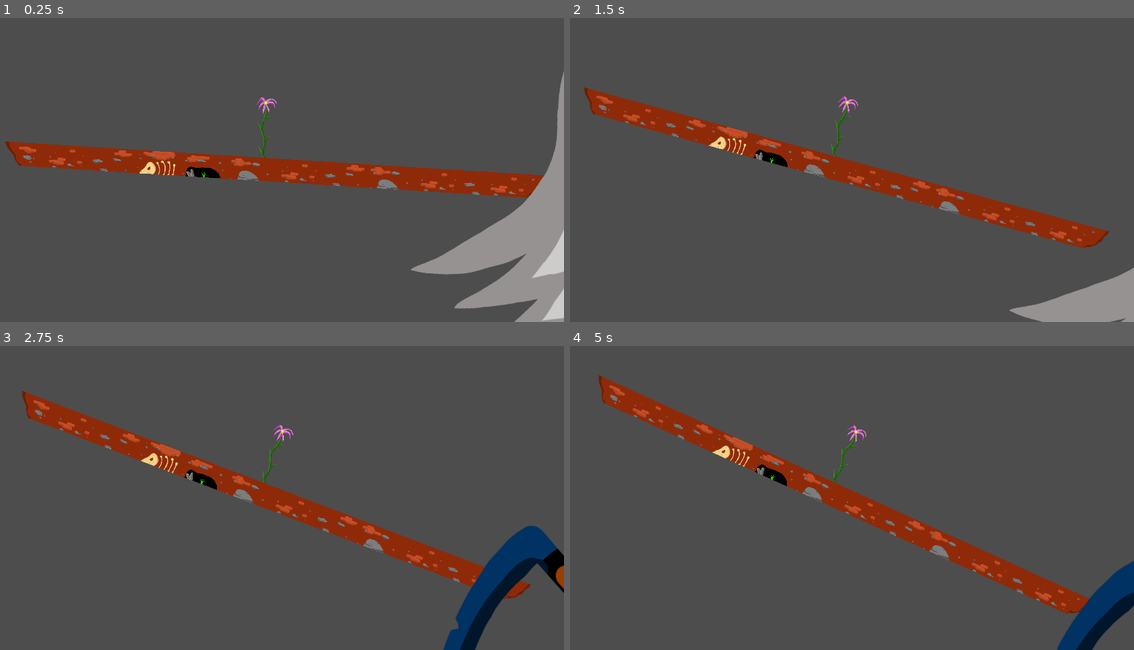
Above: before the commit, frames 1-4 (two rows, left to right).
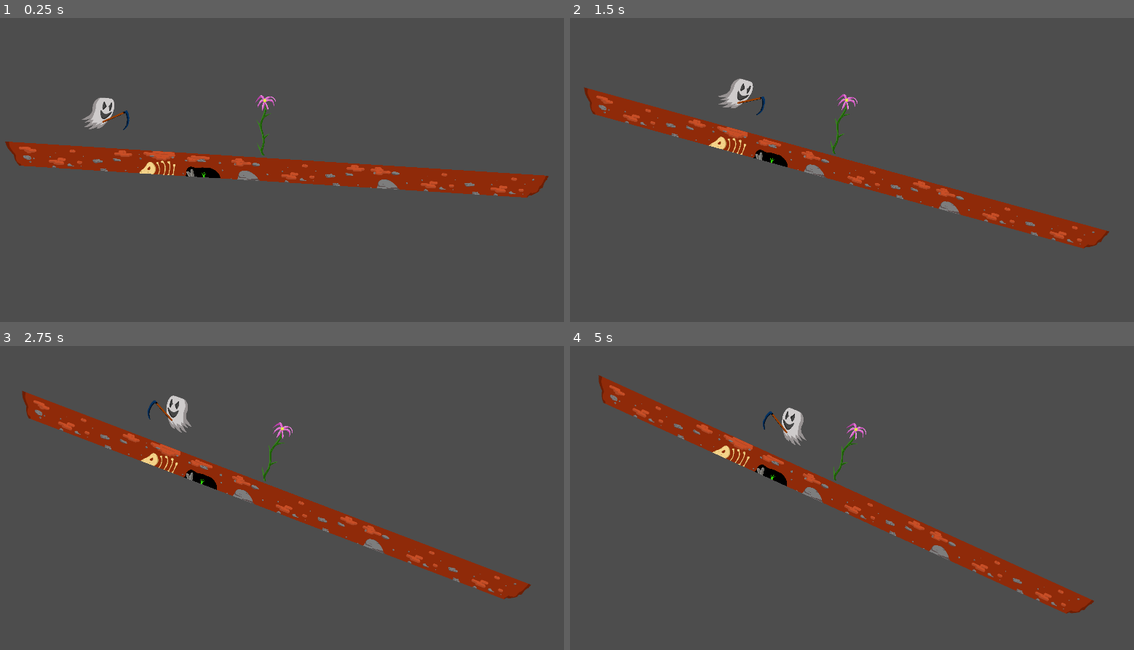
Above: after the commit, the same moments.

Repository: Stennsen/Elephanturtle
Game: Godot game, scene res://scenes/level/diskworld.tscn
The game is run twice, just before and just after one commit, with the same random seed, the same clock (stepped at 60 frames per second) and the same inputs. The project has no main scene, so this scene is started directly.
Inputs:
- Up to frame 1 (0.25 s): no input
- Up to frame 2 (1.5 s): hold D (right) from 0.53 s (still down)
- Up to frame 3 (2.75 s): release D (right) at 2.03 s; hold A (left) from 2.03 s (still down)
- Up to frame 4 (5 s): release A (left) at 2.78 s; hold D (right) 2.78-4.28 s; hold A (left) from 4.28 s (still down)

The runs differ from the first frame. In frame 1, 7.2% of the frame differs, in the area x 14-100%, y 17-100%; in frame 2, 2.7%; in frame 3, 3.8%; in frame 4, 2.4%.

Commit message:
fixed character scaling

Diff:
--- a/scenes/entities/player/player.tscn
+++ b/scenes/entities/player/player.tscn
@@ -8,7 +8,6 @@
 height = 354.0
 
 [node name="Player" type="CharacterBody2D" groups=["Player"]]
-scale = Vector2(13.5182, 13.5182)
 position = Vector2(-60, -95)
 script = ExtResource("1_obn3s")
 metadata/_edit_group_ = true
--- a/scenes/level/diskworld.tscn
+++ b/scenes/level/diskworld.tscn
@@ -248,7 +248,7 @@
 position = Vector2(-1873, -408)
 
 [node name="Plant1" type="StaticBody2D" parent="."]
-position = Vector2(-105, -384)
+position = Vector2(-118, -409)
 physics_material_override = SubResource("PhysicsMaterial_n3bw8")
 metadata/_edit_group_ = true
 
